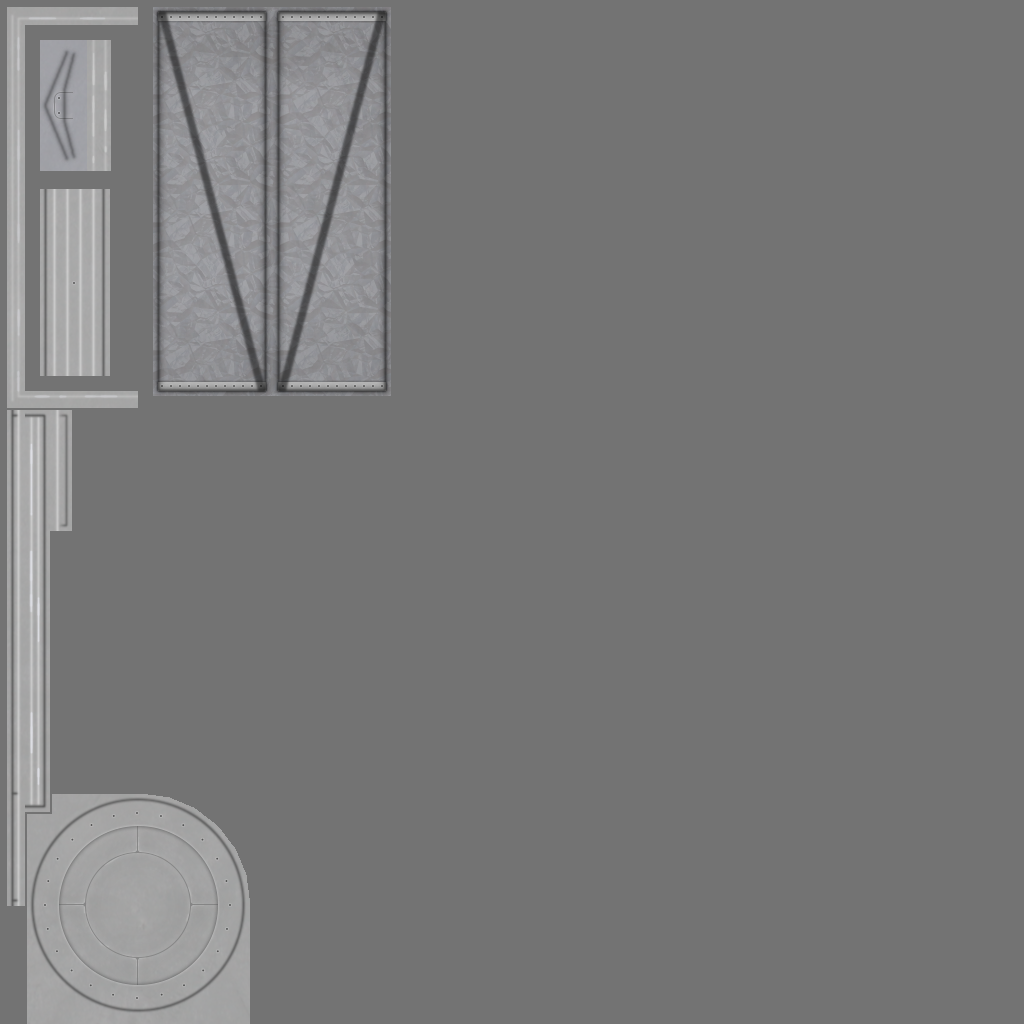
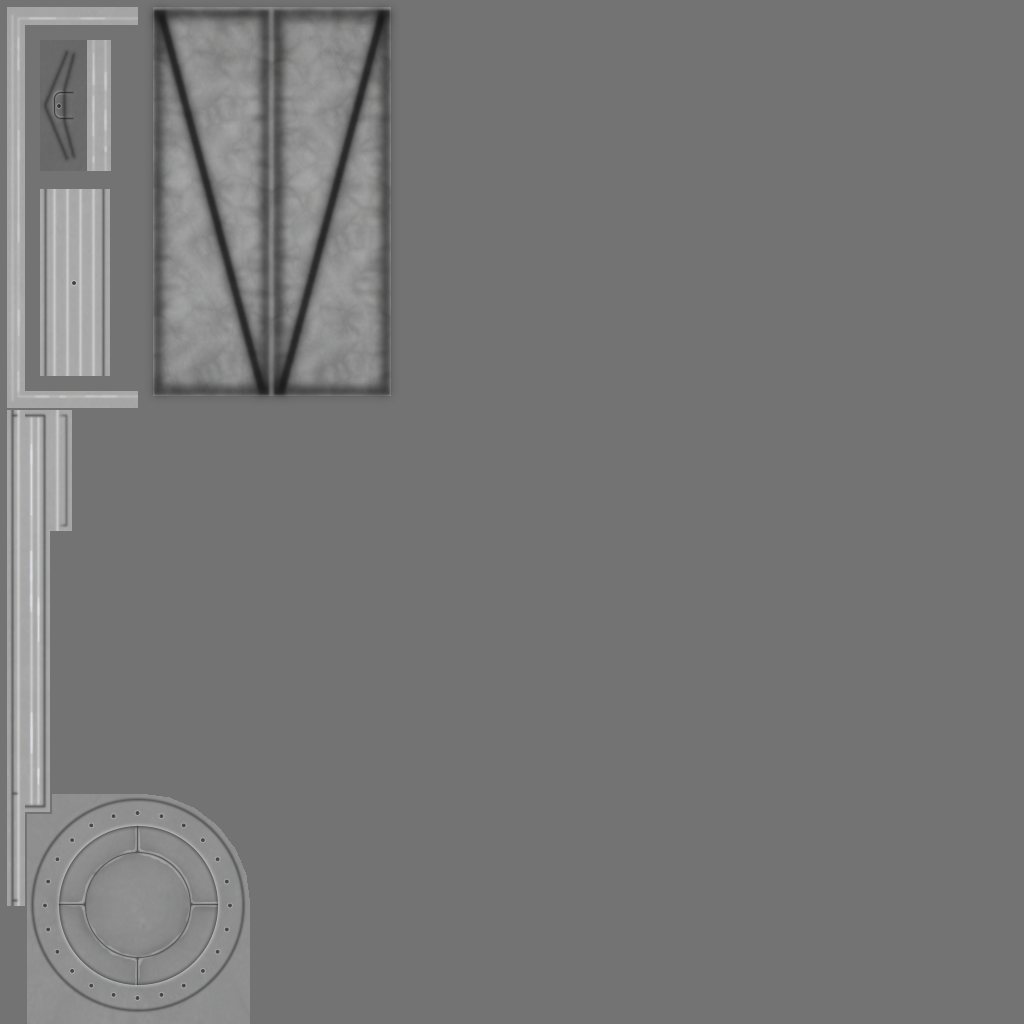
Comparing the layer stacks of the two 1024×1024 images. Changes:
added layer "Baked AO 2" (multiply, 60%) above "Baked AO 1" over box(145, 1, 398, 404)
added layer "Baked AO 1" (multiply, 60%) above "Port Bolts 1" over box(151, 7, 393, 398)
painted on "Port Bolts 1" over box(43, 811, 232, 1000)
"Port Higher": opacity 50% → 75%, painted on it over box(57, 825, 219, 987)
added layer "Port Grime 1" (20%) above "Port Detail 1" over box(50, 826, 217, 992)
"Port Side Bolts 1": opacity 50% → 60%, painted on it over box(72, 281, 76, 285)
"Valley Low 1": opacity 50% → 60% over box(42, 48, 78, 163)
painted on "Valley Bolts 1" over box(57, 97, 61, 114)
painted on "Valley Higher" over box(52, 89, 67, 121)
removed layer "Inner Low 3" (was 50%) over box(155, 9, 389, 394)
removed layer "Inner Low 2" over box(153, 7, 391, 396)
removed layer "Inner Low 1" over box(155, 9, 389, 394)
renamed "Inner Wear 1" to "Body Grime 3", moved it above "Body Grime 2" over box(153, 7, 391, 396)
removed layer "Inner Bolt 1" (was 50%) over box(161, 16, 383, 387)
removed layer "Inner Detail 1" over box(158, 12, 386, 391)
added layer "Body Grime 2" (15%) above "Body Grime 1" over box(147, 4, 391, 401)
added layer "Body Grime 1" (20%) above "Wear" over box(150, 4, 393, 400)
showed "Foil Height", opacity 100% → 50%, blend normal → multiply over box(153, 7, 391, 396)
removed layer "Foil" (was 20%) over box(153, 7, 391, 396)
painted on "b" over box(27, 7, 391, 1024)
